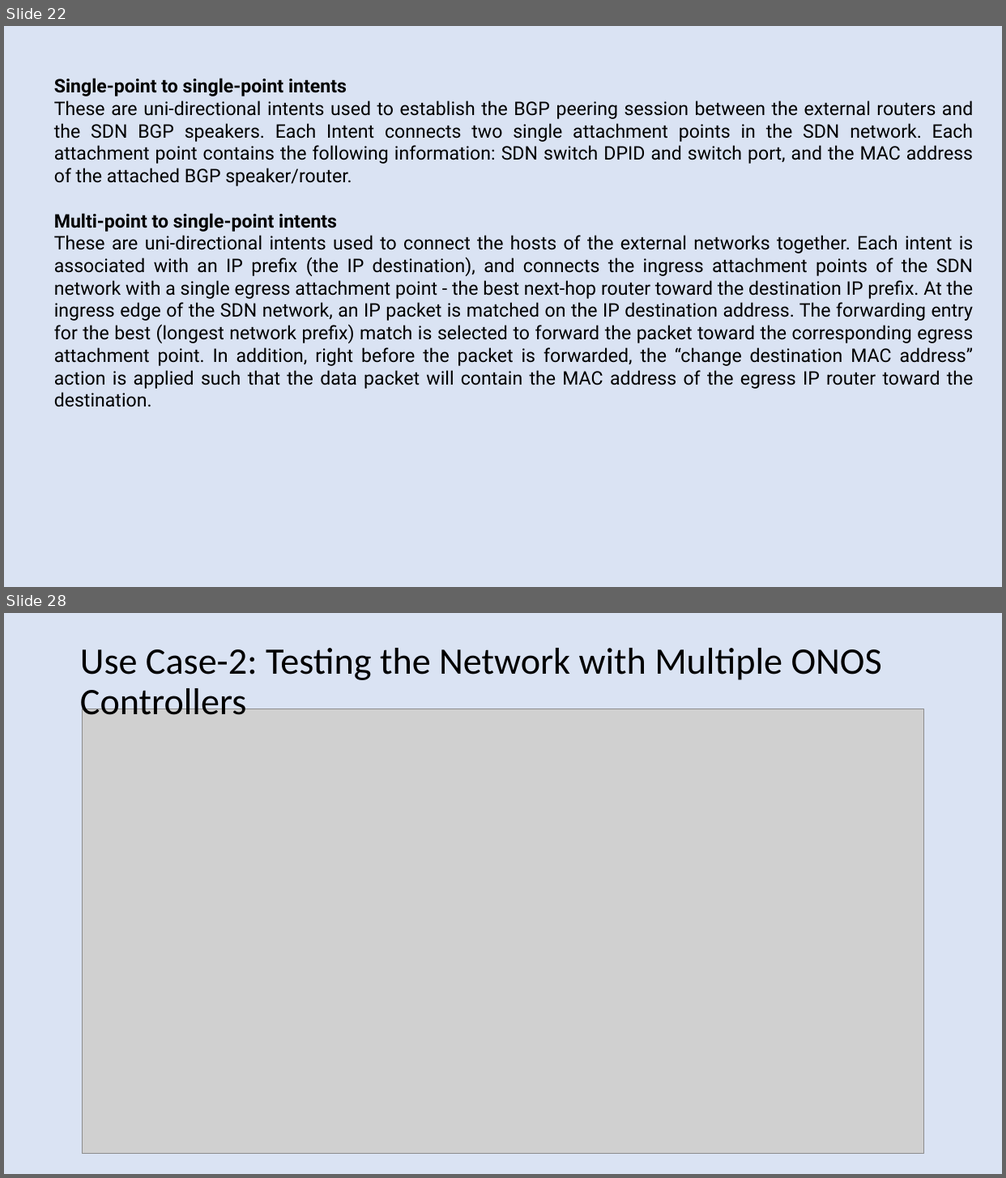
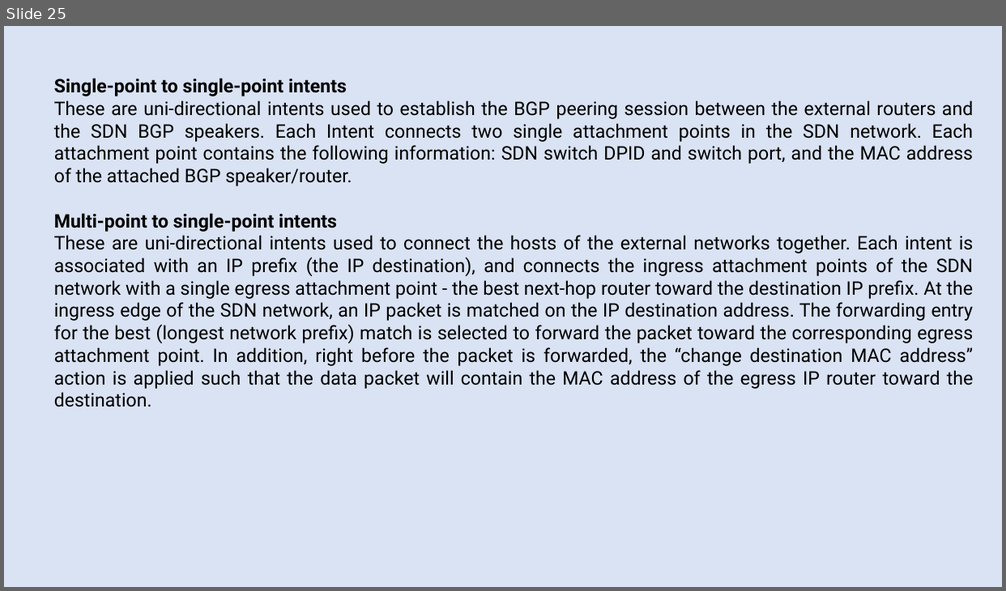
Before and after one commit to harshal-vaze/Software-Defined-Networking-with-ONOS, a slide deck: Thesis.pptx. Shown one above the other, each under a label of ours: slides 22 and 28 before the commit, slide 25 after it; the slides between them are not shown. The pictures are 1006x1178 and 1006x591 pixels, drawn with LibreOffice and Linux fonts; fonts in the diff are those of the drawing; grey boxes stand for pictures. Boxes give left, top, right and bottom in pixels: in the first picture for what was removed or moved away, otherwise in the second. Text is boxed around its words. In the diff, an @@ line names an element or a change of style, - is before the commit and + after.

```diff
--- a/Thesis.pptx
+++ b/Thesis.pptx
@@ slide 28 removed at <box>4,613,1002,1174</box>, background #DAE3F3 @@
@@ text removed at <box>80,648,882,723</box> @@
-Use Case-2: Testing the Network with Multiple ONOS Controllers
@@ picture removed at <box>83,709,924,1154</box> @@
@@ what was slide 22 is now slide 25 @@
```
Also in this commit, not shown: 17 slides changed, 3 slides added, 5 other slides removed, 1 other file.
